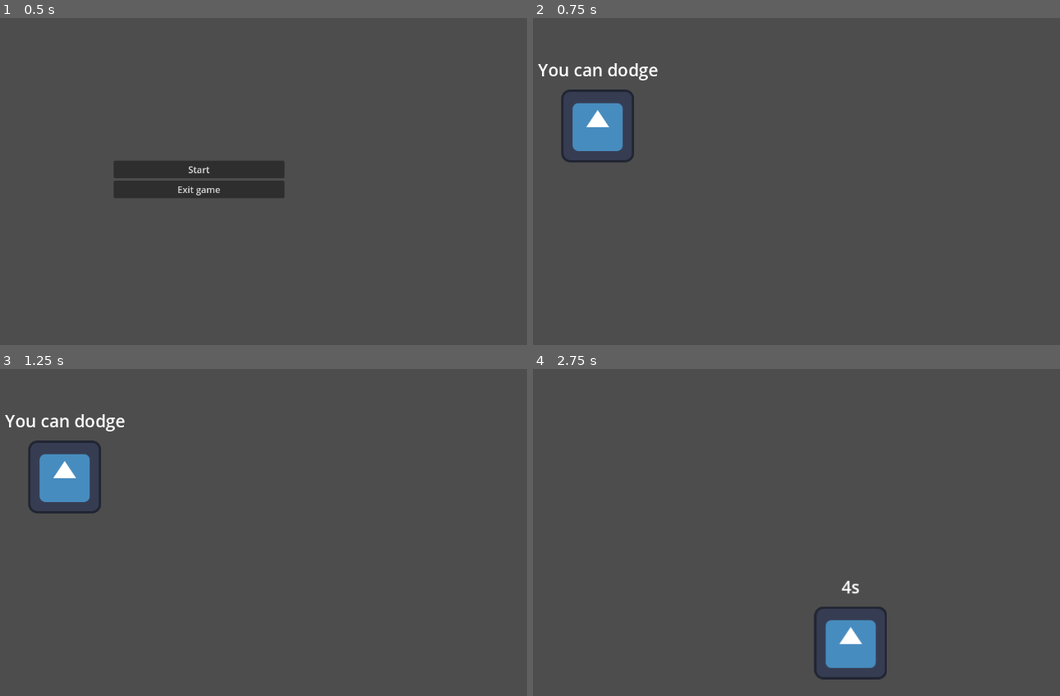
Above: before the commit, frames 1-4 (two rows, left to right).
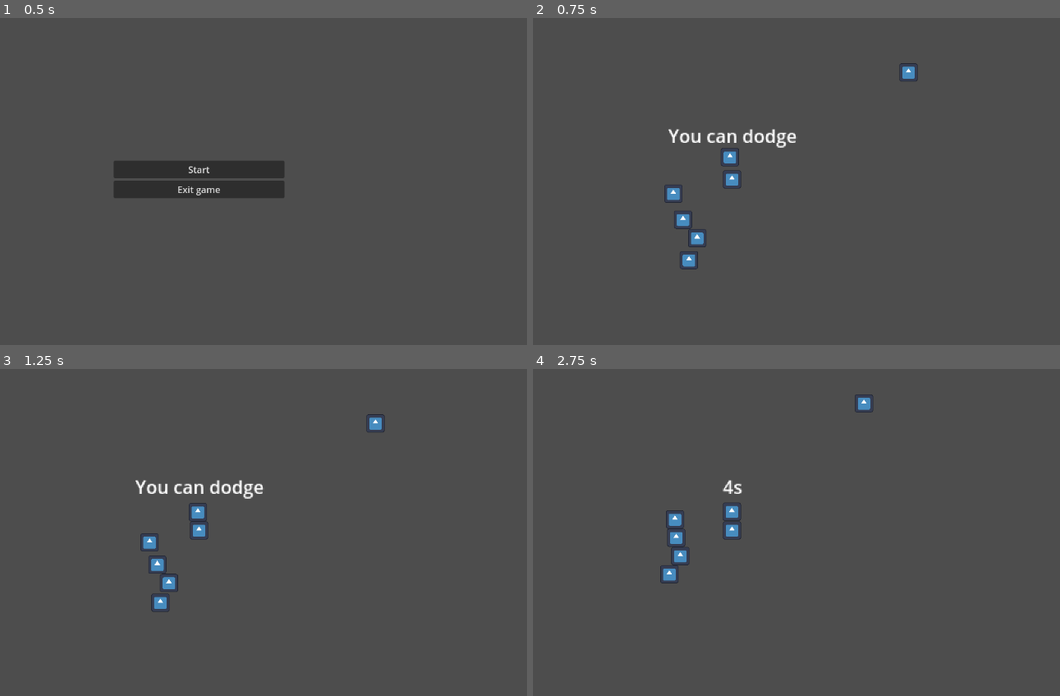
Above: after the commit, the same moments.

Repository: RoliGreiner/Anomaly-Zone-Game-Jam-2025
Game: Godot game, scene res://scenes/main_menu.tscn
Same seed, same stepped clock (60 frames per second), same inputs: the game is played once before the commit and once after it. The engine's default icon, where the game draws it, is replaced by a stand-in: a white triangle on a blue panel in a dark square.
Inputs:
- Up to frame 1 (0.5 s): no input
- Up to frame 2 (0.75 s): click "Start" at 0.5 s
- Up to frame 3 (1.25 s): no input
- Up to frame 4 (2.75 s): hold D (right) 1.28-2.03 s; tap Space (dodge) at 1.35, 2.1 s; hold S (down) from 2.03 s (still down)

Frame 1 is identical in both runs. In frame 2, 3.6% of the frame differs, in the area x 0-74%, y 13-77%; in frame 3, 3.6%, in the area x 0-74%, y 13-75%; in frame 4, 2.9%.

Commit message:
basic enemy
spawn enemies and follow player using navigation region

Diff:
--- a/project.godot
+++ b/project.godot
@@ -50,3 +50,7 @@
 "events": [Object(InputEventKey,"resource_local_to_scene":false,"resource_name":"","device":-1,"window_id":0,"alt_press …(191 unchanged characters)…
 ]
 }
+
+[rendering]
+
+textures/canvas_textures/default_texture_filter=0
--- a/scenes/game.tscn
+++ b/scenes/game.tscn
@@ -1,8 +1,28 @@
-[gd_scene load_steps=2 format=3 uid="uid://stbi58t5etjk"]
+[gd_scene load_steps=5 format=3 uid="uid://stbi58t5etjk"]
 
 [ext_resource type="PackedScene" uid="uid://dcve70sqxk2u2" path="res://scenes/player.tscn" id="1_uwrxv"]
+[ext_resource type="Script" uid="uid://d4jgiwfy3ai7k" path="res://scripts/enemy_manager.gd" id="3_lnu2h"]
+[ext_resource type="Texture2D" uid="uid://y0vrkel4nud7" path="res://icon.svg" id="4_lbhrr"]
+
+[sub_resource type="NavigationPolygon" id="NavigationPolygon_lnu2h"]
+vertices = PackedVector2Array(2930.8516, -565.0703, 2896.1406, 1803.7969, -2193.4375, 1704.1797, -2299.5234, -602.9219)
+polygons = Array[PackedInt32Array]([PackedInt32Array(0, 1, 2, 3)])
+outlines = Array[PackedVector2Array]([PackedVector2Array(-2310, -613, 2941, -575, 2906, 1814, -2203, 1714)])
 
 [node name="Game" type="Node2D"]
 
 [node name="Player" parent="." instance=ExtResource("1_uwrxv")]
+unique_name_in_owner = true
 position = Vector2(340, 230)
+
+[node name="Icon" type="Sprite2D" parent="."]
+position = Vector2(495, 136)
+scale = Vector2(0.125, 0.125)
+texture = ExtResource("4_lbhrr")
+
+[node name="EnemyManager" type="Node" parent="."]
+script = ExtResource("3_lnu2h")
+enemy_scene = "uid://claos1vdcej5g"
+
+[node name="NavigationRegion2D" type="NavigationRegion2D" parent="."]
+navigation_polygon = SubResource("NavigationPolygon_lnu2h")
--- /dev/null
+++ b/scenes/map.tscn
@@ -0,0 +1,4 @@
+[gd_scene format=3 uid="uid://dujvfkg3x1j2r"]
+
+[node name="Map" type="TileMap"]
+format = 2
--- a/scenes/player.tscn
+++ b/scenes/player.tscn
@@ -4,12 +4,13 @@
 [ext_resource type="Texture2D" uid="uid://y0vrkel4nud7" path="res://icon.svg" id="2_g2els"]
 
 [sub_resource type="RectangleShape2D" id="RectangleShape2D_qhqgy"]
-size = Vector2(100, 100)
+size = Vector2(16, 16)
 
 [node name="Player" type="CharacterBody2D"]
 script = ExtResource("1_3vyb7")
 
 [node name="Sprite2D" type="Sprite2D" parent="."]
+scale = Vector2(0.125, 0.125)
 texture = ExtResource("2_g2els")
 
 [node name="CollisionShape2D" type="CollisionShape2D" parent="."]
@@ -24,10 +25,12 @@
 anchor_right = 1.0
 anchor_bottom = 1.0
 offset_left = -38.5
-offset_top = -120.0
+offset_top = -50.0
 offset_right = 38.5
-offset_bottom = -78.0
+offset_bottom = -8.0
 grow_horizontal = 2
 grow_vertical = 2
-theme_override_font_sizes/font_size = 30
 horizontal_alignment = 1
+
+[node name="Camera2D" type="Camera2D" parent="."]
+zoom = Vector2(2, 2)
--- /dev/null
+++ b/scripts/enemy.gd
@@ -0,0 +1,38 @@
+extends CharacterBody2D
+class_name Enemy
+
+@export var speed: float = 1000.0
+@export var damage: float = 10.0
+@onready var navigation_agent: NavigationAgent2D = $NavigationAgent2D
+
+func _ready() -> void:
+	navigation_agent.path_desired_distance = 2.0
+	navigation_agent.target_desired_distance = 2.0
+
+	actor_setup.call_deferred()
+
+func Create(playerPos: Vector2) -> void:
+	position = Vector2(playerPos.x + randi_range(-100, 100), playerPos.y + randi_range(-100, 100))
+
+func _on_area_2d_body_entered(body: Node2D) -> void:
+	if body.name == "Player":
+		print("Player attacked")
+
+func actor_setup():
+	# Wait for the first physics frame so the NavigationServer can sync.
+	await get_tree().physics_frame
+
+	# Now that the navigation map is no longer empty, set the movement target.
+	set_movement_target(get_parent().get("player_position"))
+
+func set_movement_target(movement_target: Vector2):
+	navigation_agent.target_position = movement_target
+
+func _physics_process(delta):
+	set_movement_target(get_parent().get("player_position"))
+
+	var current_agent_position: Vector2 = global_position
+	var next_path_position: Vector2 = navigation_agent.get_next_path_position()
+
+	velocity = current_agent_position.direction_to(next_path_position) * speed * delta
+	move_and_slide()
--- /dev/null
+++ b/scripts/enemy_manager.gd
@@ -0,0 +1,15 @@
+extends Node
+
+@export var number_of_enemies: int = 5
+@export_file("*.tscn") var enemy_scene
+var player_position: Vector2
+
+func _ready() -> void:
+
+	for i in range(number_of_enemies):
+		var enemy: Enemy = load(enemy_scene).instantiate()
+		enemy.Create(%Player.position)
+		add_child(enemy)
+
+func _process(delta: float) -> void:
+	player_position = %Player.position
--- a/scripts/player.gd
+++ b/scripts/player.gd
@@ -1,8 +1,10 @@
 extends CharacterBody2D
+class_name Player
 
-@export var speed: int = 500
+@export var speed: float = 1500.0
+@export var damage: float = 20.0
+@export var dodge_speed: float = 50.0;
 @export var current_state: states = states.MOVE
-@export var dodge_speed: int = 20;
 
 var dodge_couldown: bool = false
 
@@ -28,6 +30,7 @@
 
 	velocity.normalized()
 	move_and_slide()
+	$CollisionShape2D.disabled = false
 
 func move_state(delta: float):
 	move(delta)
@@ -36,6 +39,7 @@
 		current_state = states.DODGE
 
 func dodge_state(delta: float):
+	$CollisionShape2D.disabled = true
 	move(delta)
 
 	velocity *= dodge_speed
@@ -44,4 +48,4 @@
 
 func move(delta: float):
 	var input_direction = Input.get_vector("left", "right", "up", "down")
-	velocity = input_direction * speed * delta * 50
+	velocity = input_direction * speed * delta
--- /dev/null
+++ b/test/basic_enemy.tscn
@@ -0,0 +1,28 @@
+[gd_scene load_steps=5 format=3 uid="uid://claos1vdcej5g"]
+
+[ext_resource type="Script" uid="uid://sxsqjvjlu6v7" path="res://scripts/enemy.gd" id="1_uhp2p"]
+[ext_resource type="Texture2D" uid="uid://y0vrkel4nud7" path="res://icon.svg" id="2_nl5qq"]
+
+[sub_resource type="RectangleShape2D" id="RectangleShape2D_fbpn7"]
+size = Vector2(16, 16)
+
+[sub_resource type="CircleShape2D" id="CircleShape2D_lf5u5"]
+radius = 20.0
+
+[node name="BasicEnemy" type="CharacterBody2D"]
+script = ExtResource("1_uhp2p")
+metadata/_custom_type_script = "uid://sxsqjvjlu6v7"
+
+[node name="Sprite2D" type="Sprite2D" parent="."]
+scale = Vector2(0.125, 0.125)
+texture = ExtResource("2_nl5qq")
+
+[node name="CollisionShape2D" type="CollisionShape2D" parent="."]
+shape = SubResource("RectangleShape2D_fbpn7")
+
+[node name="Area2D" type="Area2D" parent="."]
+
+[node name="CollisionShape2D" type="CollisionShape2D" parent="Area2D"]
+shape = SubResource("CircleShape2D_lf5u5")
+
+[node name="NavigationAgent2D" type="NavigationAgent2D" parent="."]
Not shown, added: scripts/enemy.gd.uid
Not shown, added: scripts/enemy_manager.gd.uid
